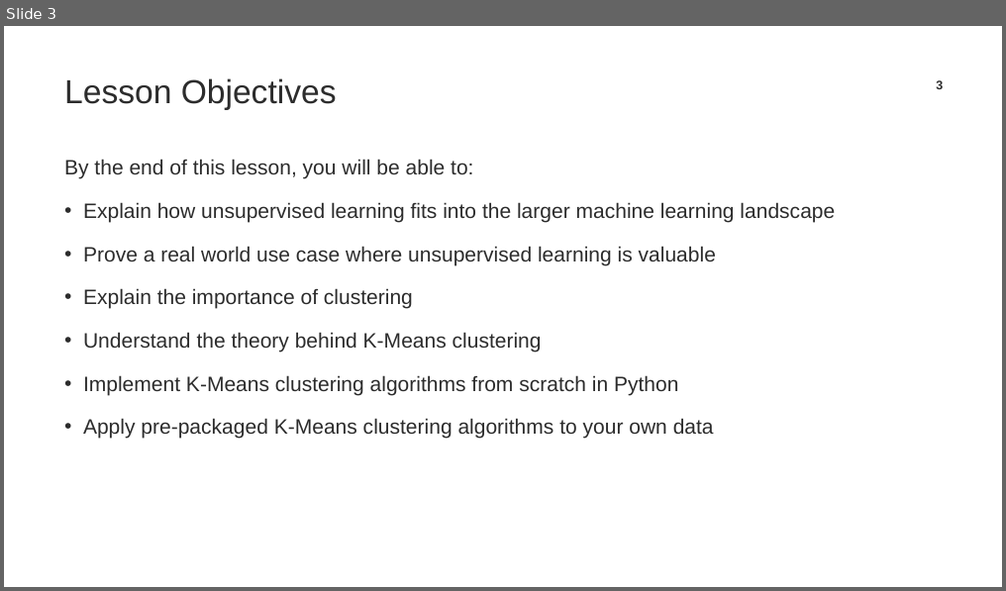
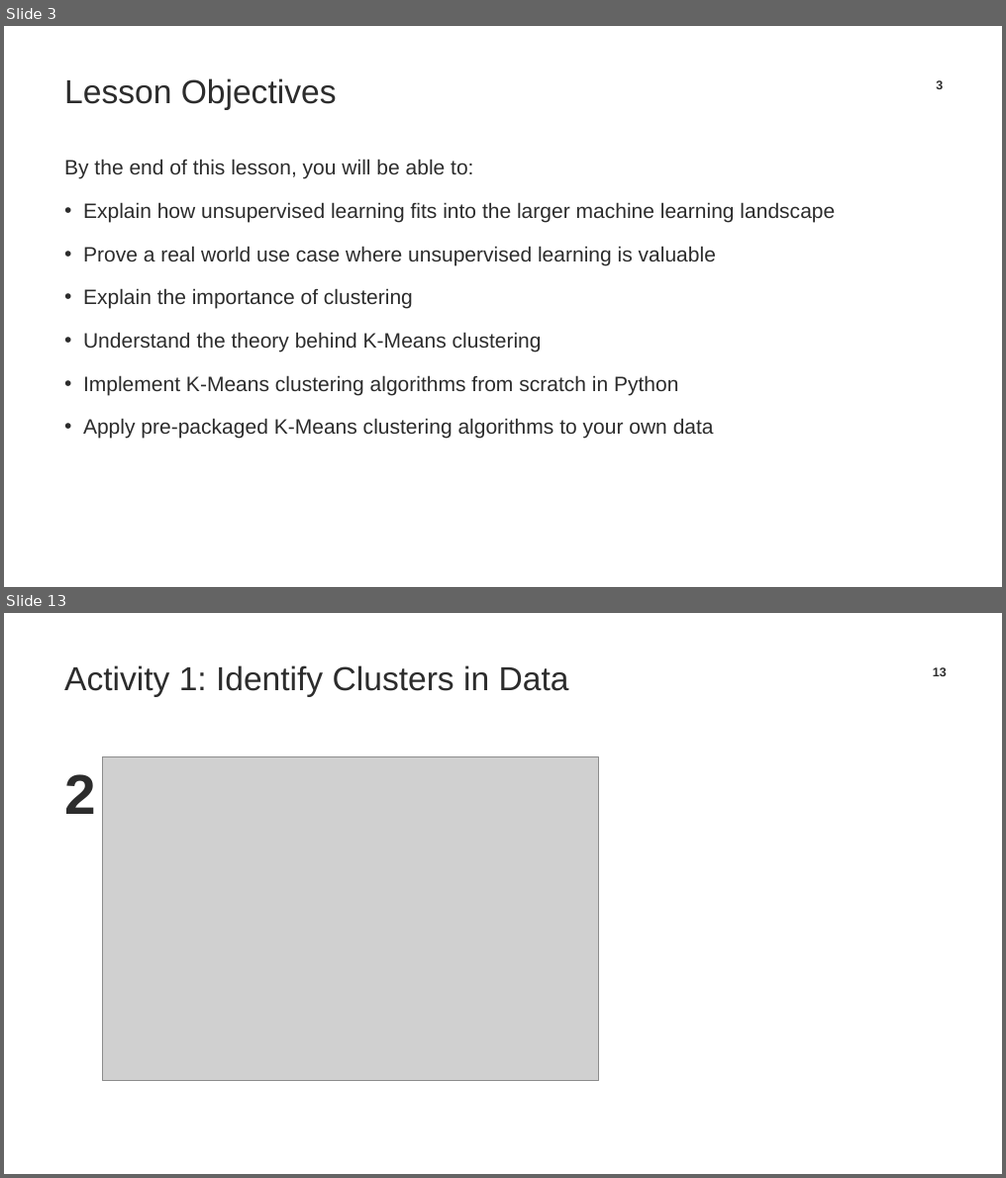
Before and after one commit to TrainingByPackt/Applied-Unsupervised-Learning-with-Python, a slide deck: CH1/Chapter1_PPT.pptx. Shown one above the other, each under a label of ours: slide 3 before the commit, slides 3 and 13 after it; the slides between them are not shown. The pictures are 1006x591 and 1006x1178 pixels, drawn with LibreOffice and Linux fonts; fonts in the diff are those of the drawing; grey boxes stand for pictures; background and template pictures are left out. Boxes give left, top, right and bottom in pixels: in the first picture for what was removed or moved away, otherwise in the second. Text is boxed around its words. In the diff, an @@ line names an element or a change of style, - is before the commit and + after.

```diff
--- a/CH1/Chapter1_PPT.pptx
+++ b/CH1/Chapter1_PPT.pptx
@@ slide 13 added at (4, 613, 1002, 1174), background #FFFFFF @@
@@ title added at (64, 665, 569, 697), 32 pt, text #2C2C2C @@
+Activity 1: Identify Clusters in Data
@@ page number added at (933, 667, 946, 676), 12 pt, text #2C2C2C, bold @@
+13
@@ picture added at (102, 758, 598, 1081) @@
@@ text added at (64, 774, 96, 814), 54 pt, text #2C2C2C, bold @@
+2
```
Also in this commit, not shown: 11 slides changed, 21 other slides added, 45 slides removed, 1 other file.
